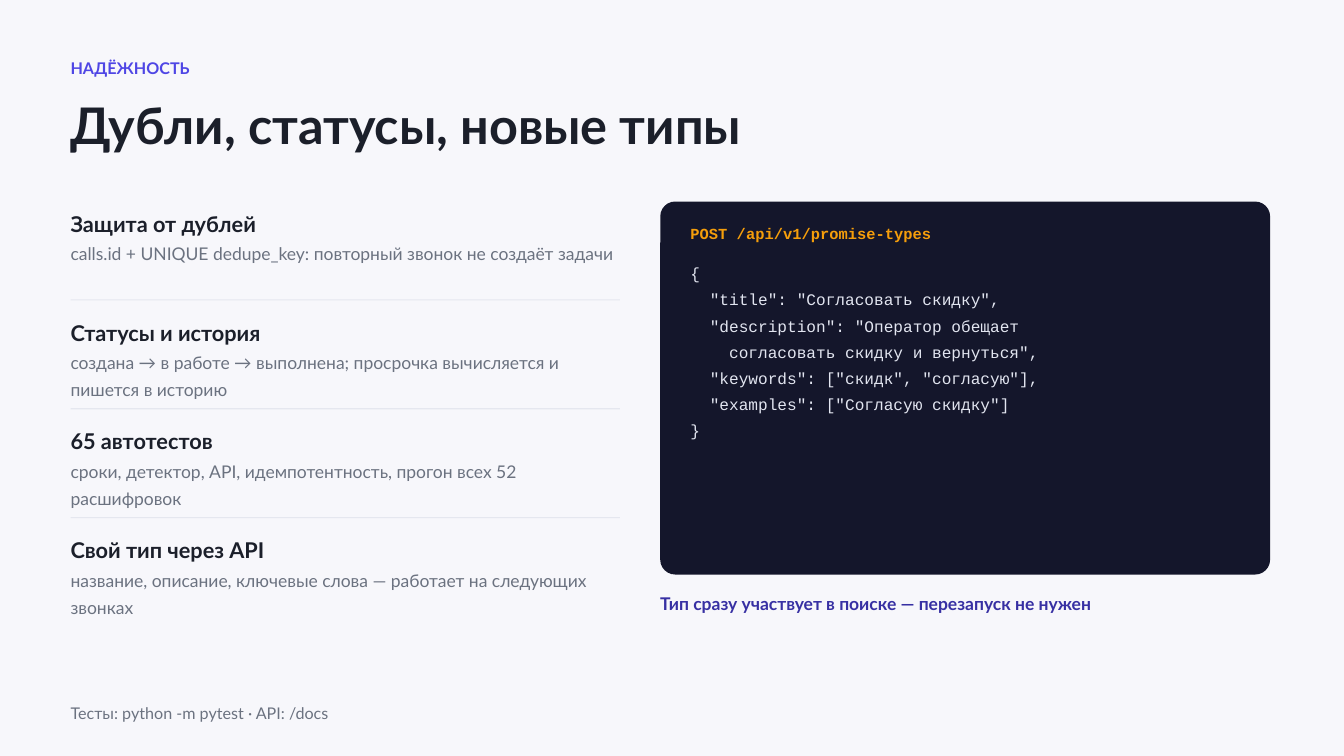
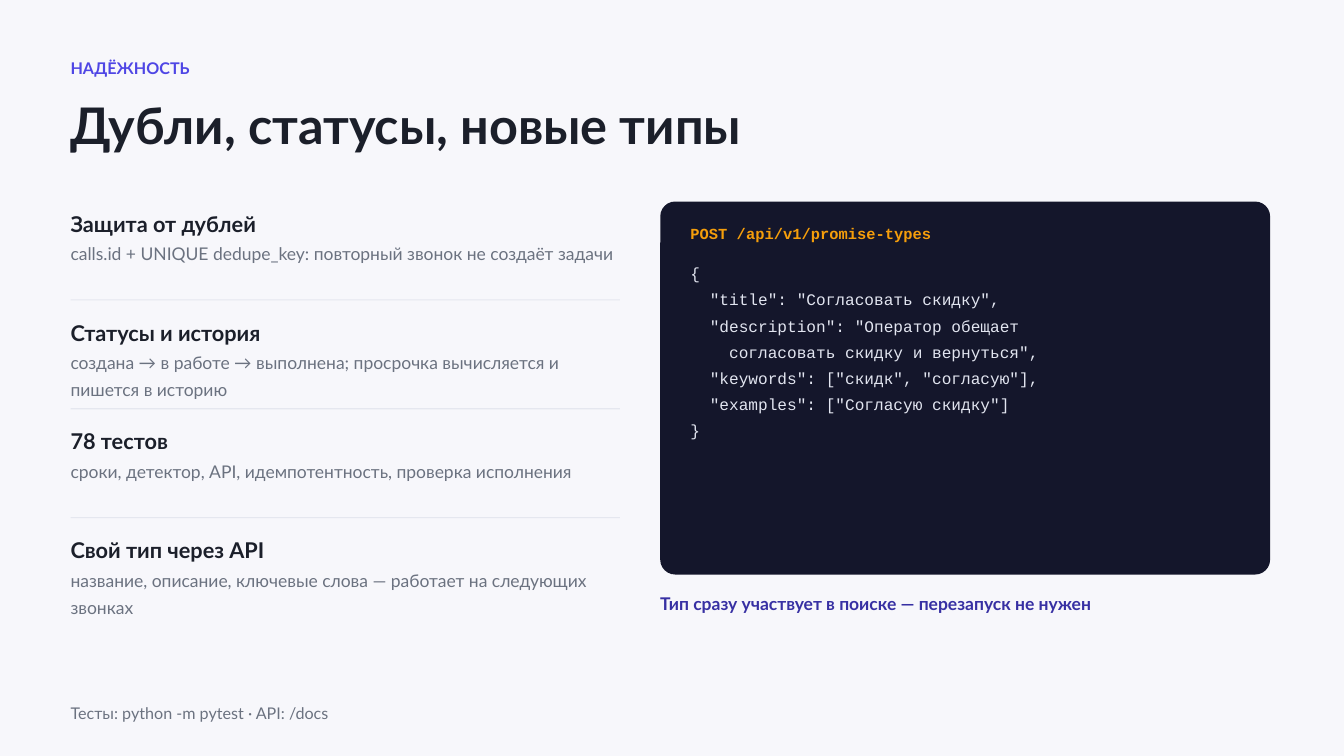
Before and after one commit to jabkamamka/promise-control, a slide deck: slide 7 of docs/Презентация_7_минут.pptx. Drawn at 1344x756 pixels with LibreOffice and Linux fonts; fonts in the diff are those of the drawing. Boxes give left, top, right and bottom in pixels: in the first picture for what was removed or moved away, otherwise in the second. Text is boxed around its words. In the diff, an @@ line names an element or a change of style, - is before the commit and + after.

Commit message:
Проверка исполнения по следующим звонкам: интеграция, тесты, данные, документация
- services/verify.py: подтверждение закрывает задачу, опровержение -> «не выполнено»
- tests/test_verify.py: 13 тестов на правила, порядок звонков, миграцию и защиту от дублей
- data: телефоны сделаны уникальными, иначе проверка ложно закрывала чужие задачи
- data/sample_verification.json: две пары звонков для демонстрации
- detect: пользовательский тип обещания теперь приоритетнее встроенных
- docs: README, API, ARCHITECTURE, DEMO, AI_USAGE, ROADMAP обновлены
- презентация пересобрана: 78 тестов, проверка исполнения

```diff
--- a/docs/Презентация_7_минут.pptx
+++ b/docs/Презентация_7_минут.pptx
@@ text at (x1=71, y1=433, x2=168, y2=449): text changed @@
-65 автотестов
+78 тестов
@@ text at (x1=71, y1=465, x2=572, y2=481): text changed @@
-сроки, детектор, API, идемпотентность, прогон всех 52 расшифровок
+сроки, детектор, API, идемпотентность, проверка исполнения
```
Also in this commit, not shown: 3 other slides changed, 26 other files.
